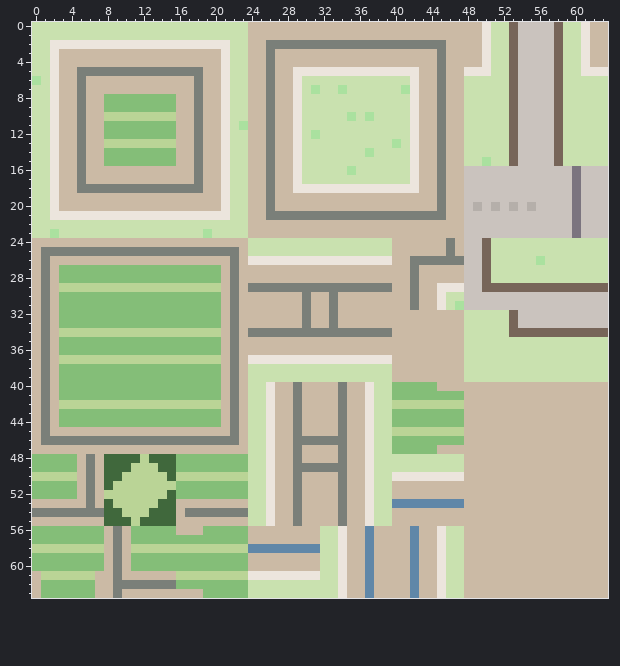
Pixel-art sprite -- res/tiles_act2.png. Above: the version before the commit.
The file is 64x64 pixels.
And afterwards:
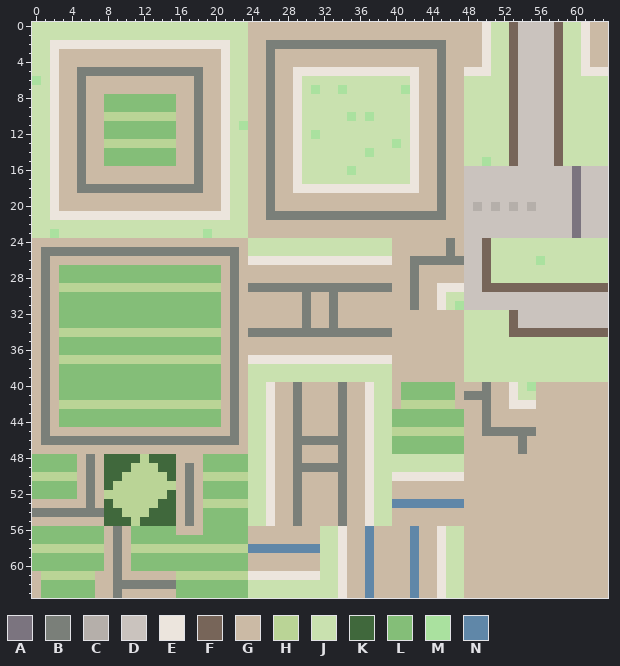
Palette (. is transparent): A #7b747f  B #7a7f79  C #b5afaa  D #cac3be  E #ece5dd  F #776559  G #cbbaa5  H #bad496  J #c9e1af  K #40683c  L #84be78  M #aae19f  N #6087a8
Diff:
@@ x 14..57 @@
 39 LLLLLLLGBGJJJJJJJJJJJJJJJJGGGGGGGGJJJJJJJJJJ
-40 LLLLLLLGBGJJEGGBGGGGBGGEJJLLLLLGGGGGGGGGGGGG
-41 LLLLLLLGBGJJEGGBGGGGBGGEJJLLLLLLLLGGGGGGGGGG
-42 HHHHHHHGBGJJEGGBGGGGBGGEJJHHHHHHHHGGGGGGGGGG
-43 LLLLLLLGBGJJEGGBGGGGBGGEJJLLLLLLLLGGGGGGGGGG
-44 LLLLLLLGBGJJEGGBGGGGBGGEJJLLLLLLLLGGGGGGGGGG
-45 GGGGGGGGBGJJEGGBGGGGBGGEJJHHHHHHHHGGGGGGGGGG
-46 BBBBBBBBBGJJEGGBBBBBBGGEJJLLLLLLLLGGGGGGGGGG
-47 GGGGGGGGGGJJEGGBGGGGBGGEJJLLLLLGGGGGGGGGGGGG
-48 KKLLLLLLLLJJEGGBGGGGBGGEJJJJJJJJJJGGGGGGGGGG
-49 KKLLLLLLLLJJEGGBBBBBBGGEJJJJJJJJJJGGGGGGGGGG
-50 HKHHHHHHHHJJEGGBGGGGBGGEJJEEEEEEEEGGGGGGGGGG
-51 HHLLLLLLLLJJEGGBGGGGBGGEJJGGGGGGGGGGGGGGGGGG
-52 HKLLLLLLLLJJEGGBGGGGBGGEJJGGGGGGGGGGGGGGGGGG
-53 KKGGGGGGGGJJEGGBGGGGBGGEJJNNNNNNNNGGGGGGGGGG
-54 KKGBBBBBBBJJEGGBGGGGBGGEJJGGGGGGGGGGGGGGGGGG
-55 KKGGGGGGGGJJEGGBGGGGBGGEJJGGGGGGGGGGGGGGGGGG
+40 LLLLLLLGBGJJEGGBGGGGBGGEJJGLLLLLLGGGBGGEJMGG
+41 LLLLLLLGBGJJEGGBGGGGBGGEJJGLLLLLLGBBBGGEJJGG
+42 HHHHHHHGBGJJEGGBGGGGBGGEJJGHHHHHHGGGBGGEEEGG
+43 LLLLLLLGBGJJEGGBGGGGBGGEJJLLLLLLLLGGBGGGGGGG
+44 LLLLLLLGBGJJEGGBGGGGBGGEJJLLLLLLLLGGBGGGGGGG
+45 GGGGGGGGBGJJEGGBGGGGBGGEJJHHHHHHHHGGBBBBBBGG
+46 BBBBBBBBBGJJEGGBBBBBBGGEJJLLLLLLLLGGGGGGBGGG
+47 GGGGGGGGGGJJEGGBGGGGBGGEJJLLLLLLLLGGGGGGBGGG
+48 KKGGGLLLLLJJEGGBGGGGBGGEJJJJJJJJJJGGGGGGGGGG
+49 KKGBGLLLLLJJEGGBBBBBBGGEJJJJJJJJJJGGGGGGGGGG
+50 HKGBGHHHHHJJEGGBGGGGBGGEJJEEEEEEEEGGGGGGGGGG
+51 HHGBGLLLLLJJEGGBGGGGBGGEJJGGGGGGGGGGGGGGGGGG
+52 HKGBGLLLLLJJEGGBGGGGBGGEJJGGGGGGGGGGGGGGGGGG
+53 KKGBGHHHHHJJEGGBGGGGBGGEJJNNNNNNNNGGGGGGGGGG
+54 KKGBGLLLLLJJEGGBGGGGBGGEJJGGGGGGGGGGGGGGGGGG
+55 KKGBGLLLLLJJEGGBGGGGBGGEJJGGGGGGGGGGGGGGGGGG
 56 LLGGGLLLLLGGGGGGGGJJEGGNGGGGNGGEJJGGGGGGGGGG
@@ x 14..20 @@
 62 BBLLLLL
-63 GGGGGLL
+63 GGLLLLL
